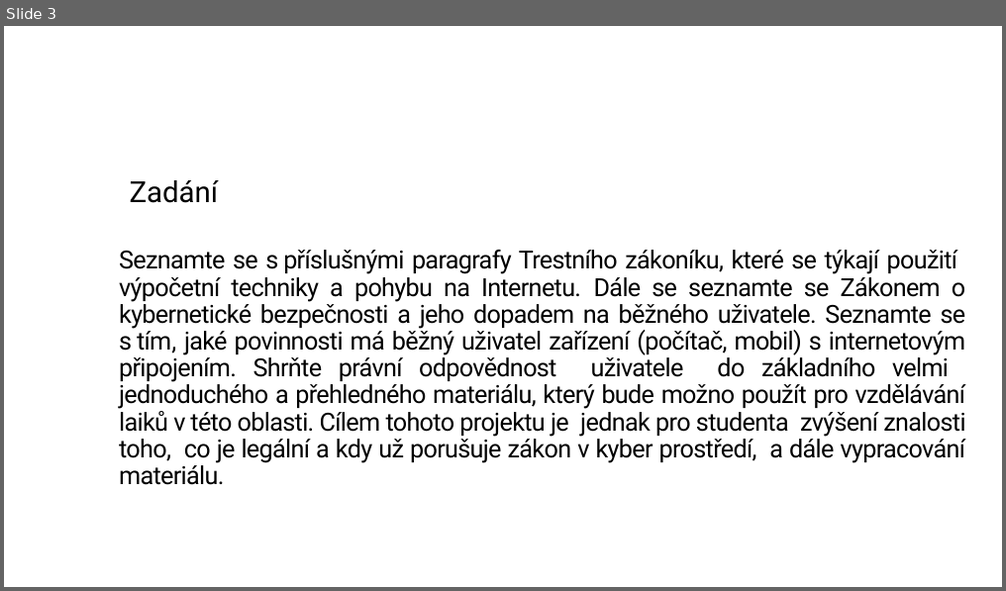
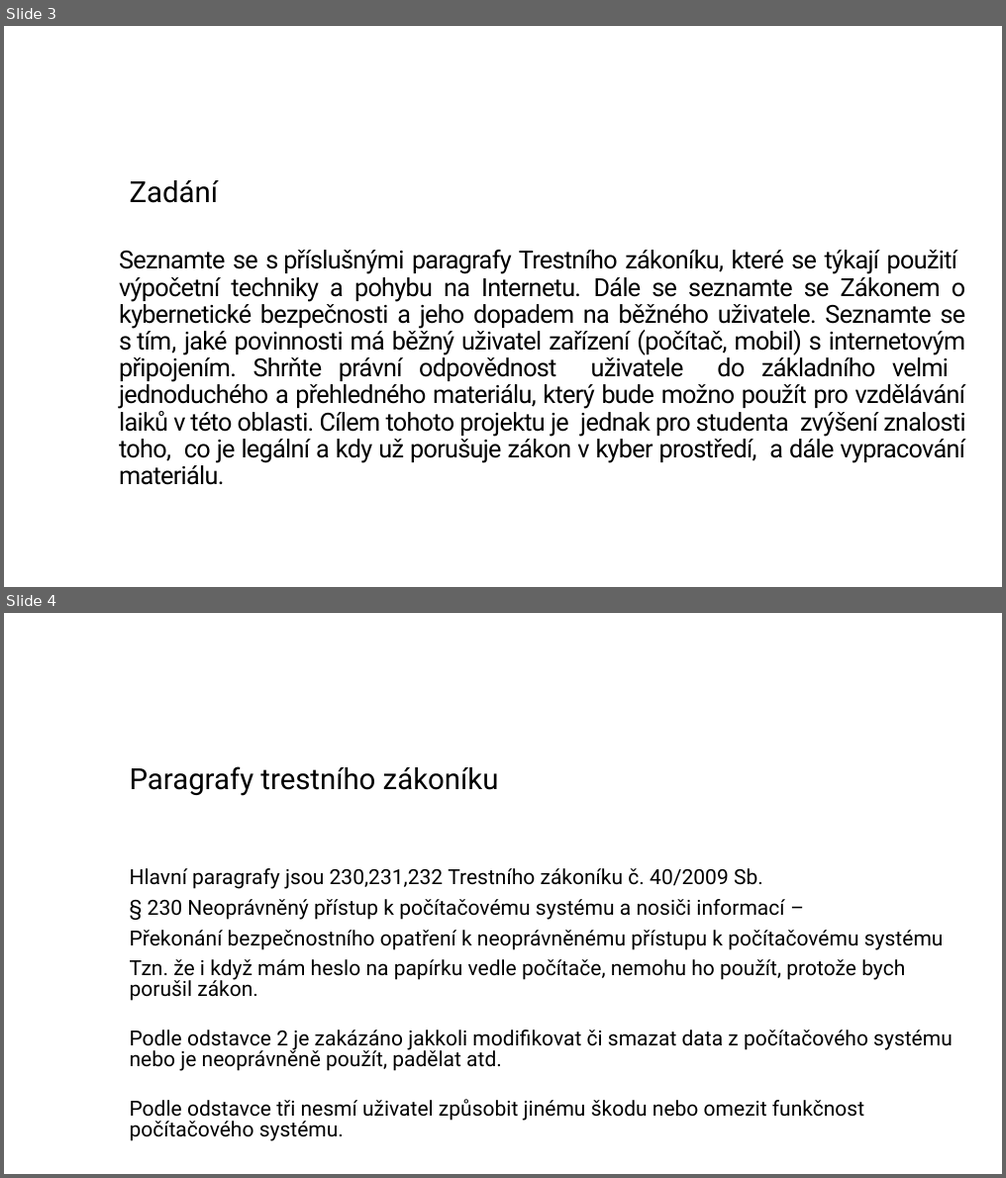
Before and after one commit to zimice/pr2_it_use, a slide deck: Kochanek_projekt_II_it_use_liability.pptx. Shown one above the other, each under a label of ours: slide 3 before the commit, slides 3 and 4 after it. The pictures are 1006x591 and 1006x1178 pixels, drawn with LibreOffice and Linux fonts; fonts in the diff are those of the drawing; background and template pictures are left out. Boxes give left, top, right and bottom in pixels: in the first picture for what was removed or moved away, otherwise in the second. Text is boxed around its words. In the diff, an @@ line names an element or a change of style, - is before the commit and + after.

```diff
--- a/Kochanek_projekt_II_it_use_liability.pptx
+++ b/Kochanek_projekt_II_it_use_liability.pptx
@@ slide 4 added at (4,613,1002,1174), background #FFFFFF @@
@@ title added at (130,766,499,796), 28 pt, text #000000 @@
+Paragrafy trestního zákoníku
@@ text added at (130,868,952,1142), 20 pt, text #000000 @@
+Hlavní paragrafy jsou 230,231,232 Trestního zákoníku č. 40/2009 Sb.
+§ 230 Neoprávněný přístup k počítačovému systému a nosiči informací –
+Překonání bezpečnostního opatření k neoprávněnému přístupu k počítačovému systému
+Tzn. že i když mám heslo na papírku vedle počítače, nemohu ho použít, protože bych porušil zákon.
+Podle odstavce 2 je zakázáno jakkoli modifikovat či smazat data z počítačového systému nebo je neoprávněně použít, padělat atd.
+Podle odstavce tři nesmí uživatel způsobit jinému škodu nebo omezit funkčnost počítačového systému.
```
Also in this commit, not shown: 2 slides changed, 2 other slides added, 15 slides removed.
